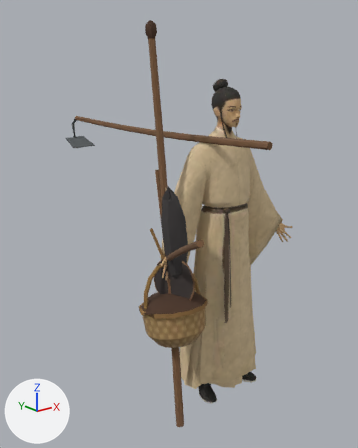
The glTF model web/public/assets/chars/scholar.glb as it was, and as the next commit left it.
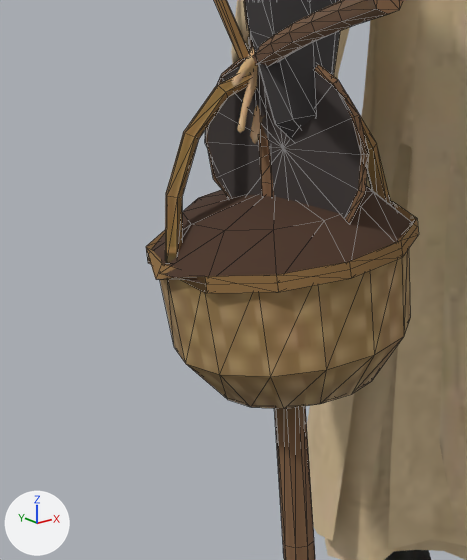
Old and new are each drawn whole from a camera (50 mm lens) standing at (-1.79, -1.89, 1.79) and looking at (-0.17, 0.14, 0.98) and again close up on the part from 28% to 61% of the width and 55% to 86% of the height. The axes (+X, +Y, +Z) are drawn at lower left. The lights are the same throughout. The first two pictures are the older version. The close-ups show mesh edges as thin lines. Where no turn or scale is listed for an object, it has been applied to the vertices.

The first close-up shows 'char1', 'prop_fan_round', 'prop_lidded_basket', 'prop_staff', 'prop_stick_bag', 'prop_stick_ride'.
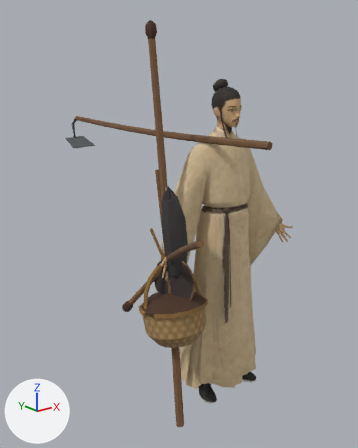
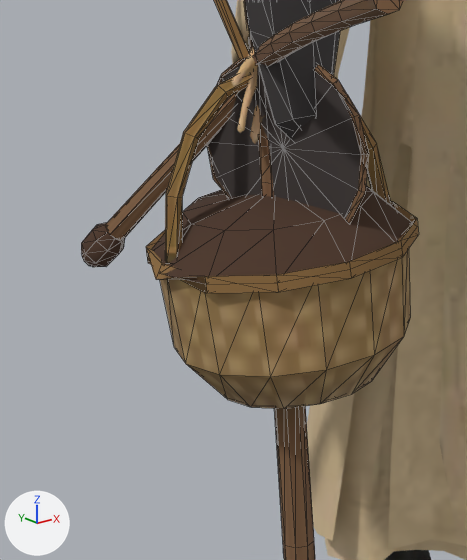
The change in detail:
Mesh me_prop_drumstick is new.
It has 43 vertices, 82 faces and spans x -0.59..-0.38, y -0.119..0.087, z 0.607..0.934.
It uses material mat_prop_palette (picture img_prop_palette).
Object 'prop_drumstick' (ob_prop_drumstick) is new; it shows me_prop_drumstick.
Its location is (0.0, 0.0, 0.0).

Location of each change, [x1, y1, x2, y2] in pixels of the close-ups (467 x 560 px):
'prop_drumstick', added: after [81, 93, 238, 267]
